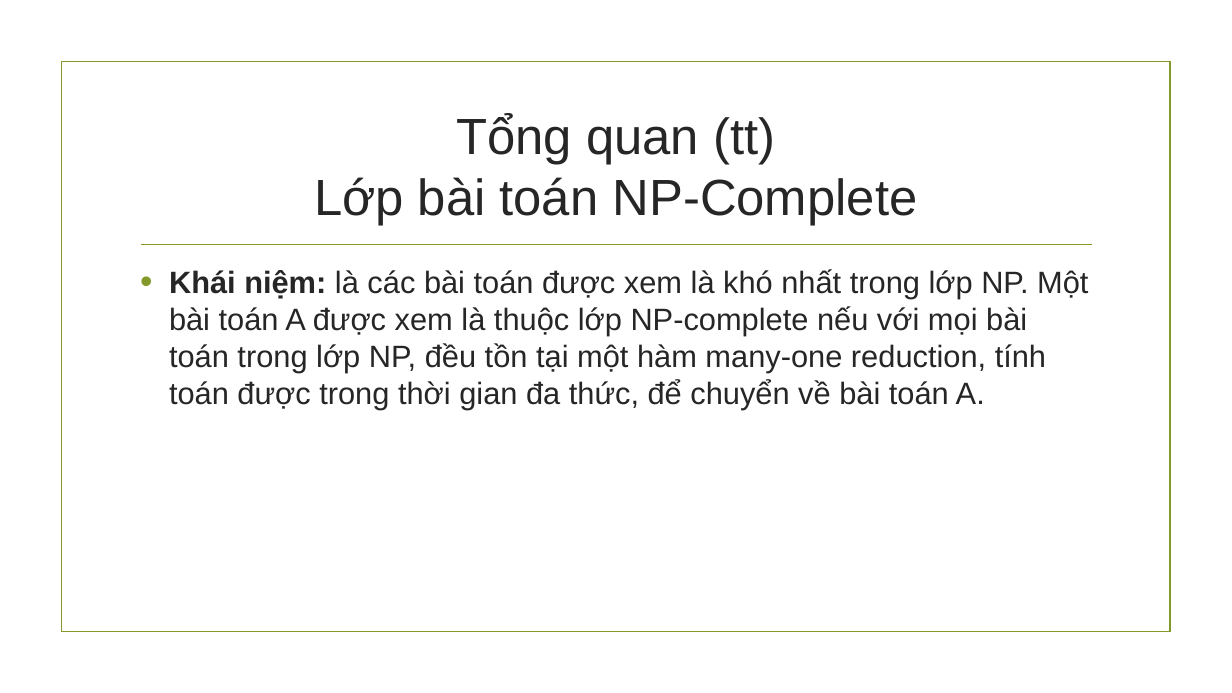
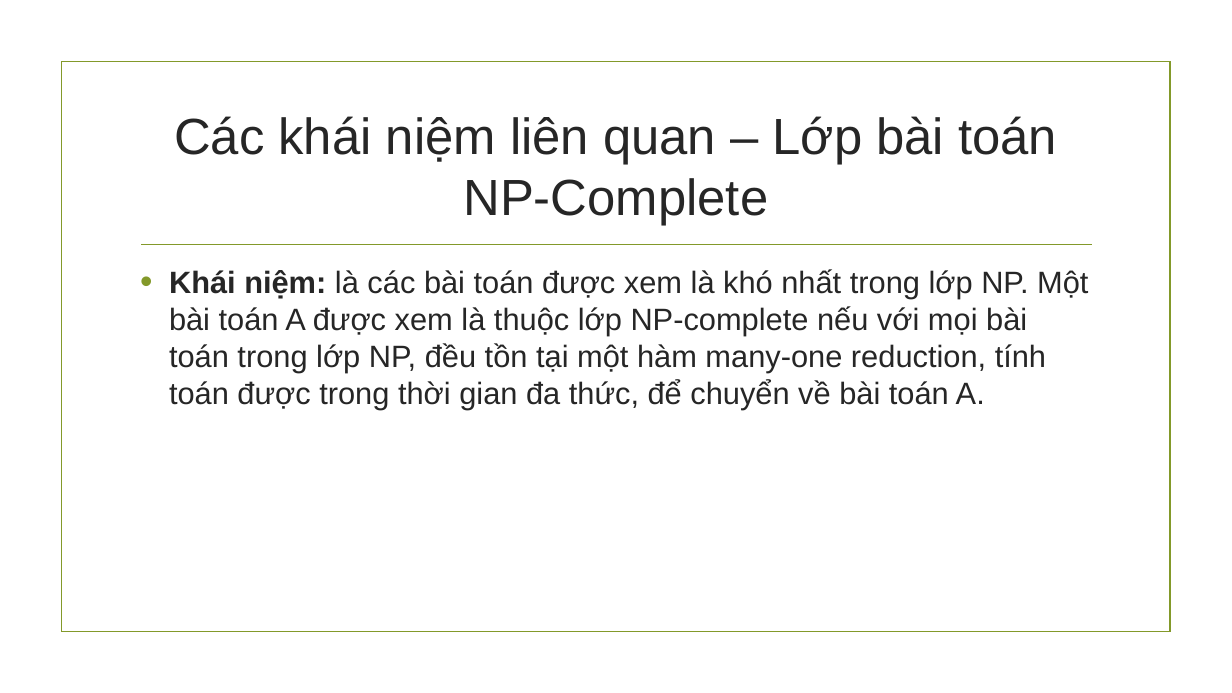
Before and after one commit to hungnguyen0606/PvsNP, a slide deck: slide 23 of Báo cáo đồ án cuối kì.pptx (slide 18 before the commit). Drawn at 1232x693 pixels with LibreOffice and Linux fonts; fonts in the diff are those of the drawing; background and template pictures are left out. Boxes give left, top, right and bottom in pixels: in the first picture for what was removed or moved away, otherwise in the second. Text is boxed around its words. In the diff, an @@ line names an element or a change of style, - is before the commit and + after.

```diff
--- a/Báo cáo đồ án cuối kì.pptx
+++ b/Báo cáo đồ án cuối kì.pptx
@@ title at (174, 116, 1057, 226): text changed @@
-Tổng quan (tt)
-Lớp bài toán NP-Complete
+Các khái niệm liên quan – Lớp bài toán NP-Complete
```
Also in this commit, not shown: 12 other slides changed, 9 slides added, 1 other file.
